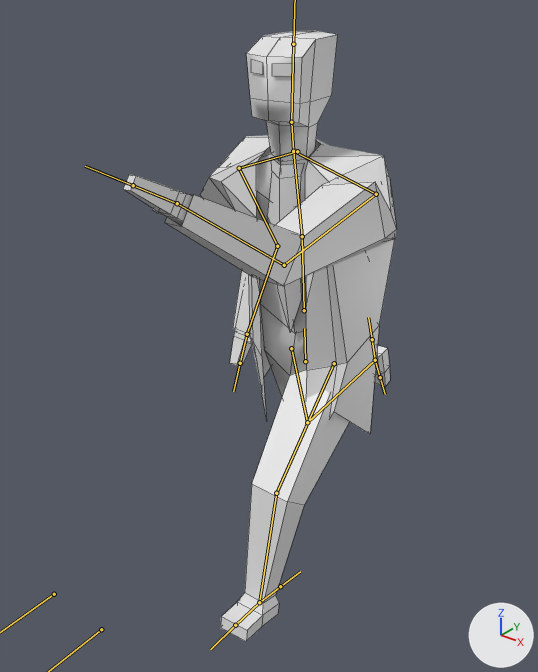
The FBX model 3D Game/Assets/Characters/Hitmena.fbx, before and after one commit.
Both versions are drawn from a 50 mm camera at (3.3, -4.63, 5.34) aimed at (-0.16, -0.31, 2.66). Every picture has the same lights, and +X, +Y and +Z are marked at lower right. Both versions are drawn at frame 11 of the action 'Armature|Running'; the numbers are the values there. The bones that bend it are drawn over the model as lines. Mesh edges are drawn as thin lines.
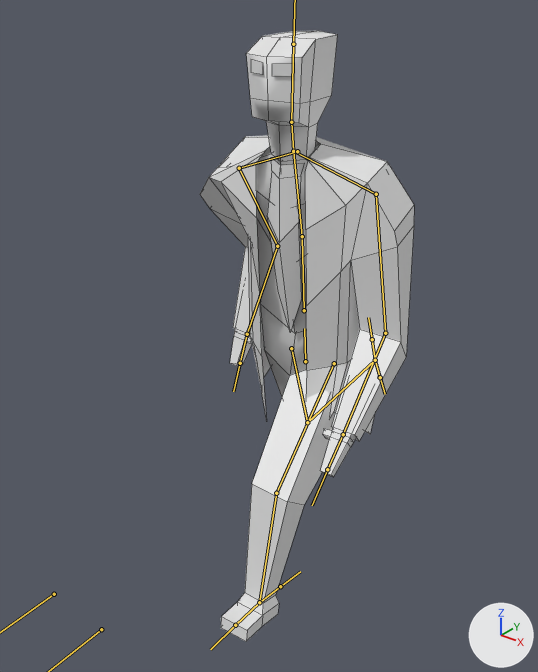
The change in detail:
Bone 'Arm1.L' (bone_arm1_l) turns from (101, -1, 6) to (22, -12, -1) degrees about its own x, y and z.

What differs and where, as boxes (x1, y1, x2, y2) in the pictures (538 x 672 px):
'Cube.001', posed (8% narrower): before (165, 135, 397, 434); after (200, 135, 414, 441)
'Cube', posed: before (124, 30, 390, 641); after (221, 30, 356, 641)
bone 'Arm1.L', root to tip: before (376, 194) to (284, 265); after (376, 194) to (385, 333)
